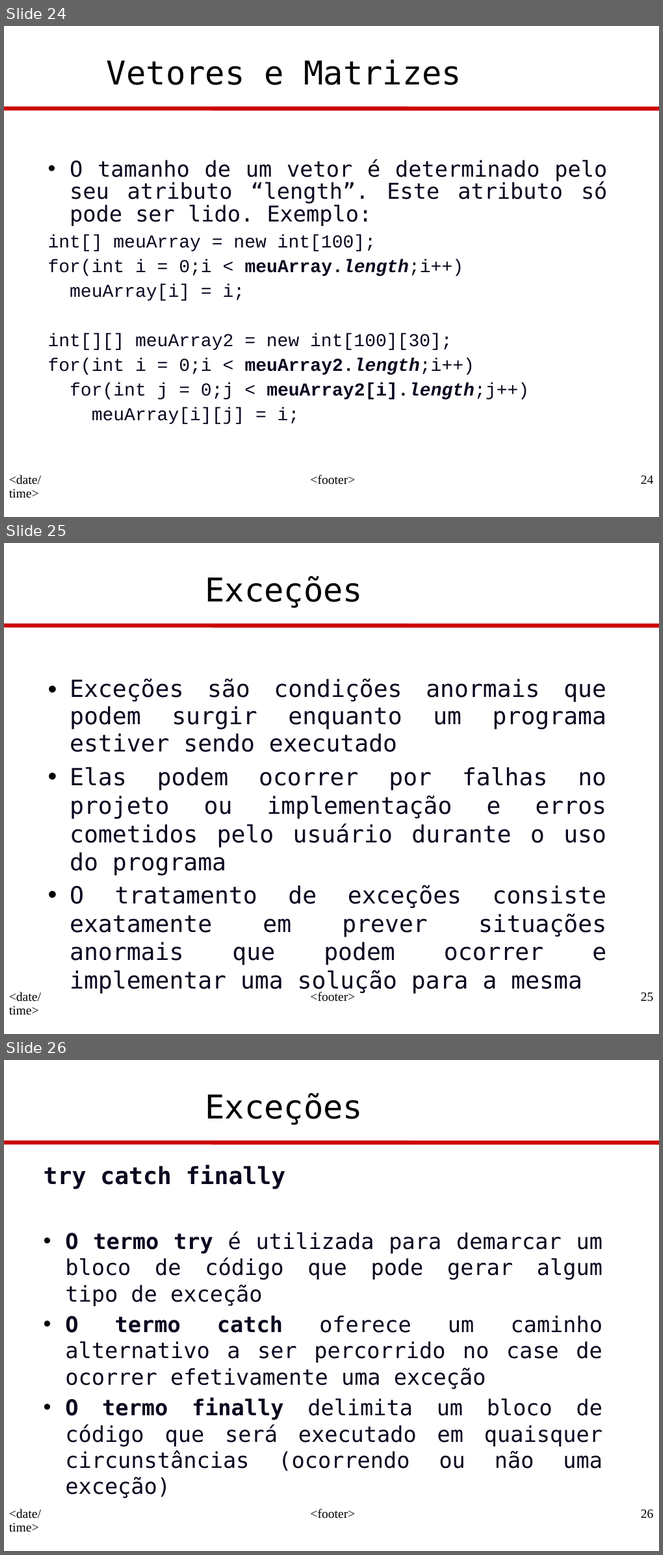
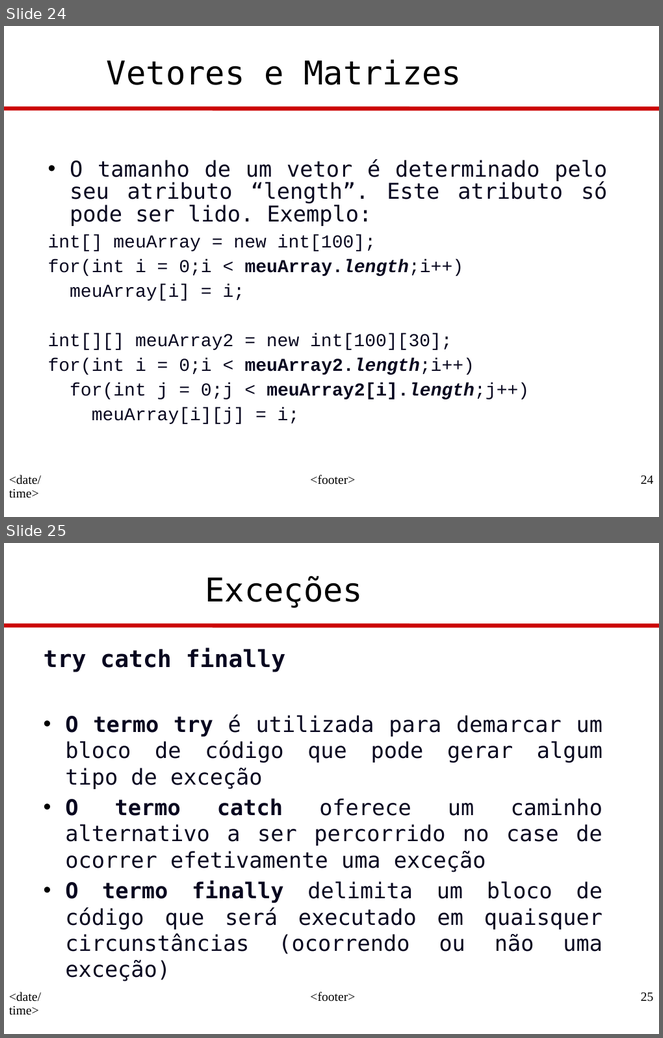
Before and after one commit to eaoliveira/DSJ-N1602, a slide deck: Professor/src/logica/JavaProg-3-Logica.ppt. Shown one above the other, each under a label of ours: slides 24, 25 and 26 before the commit, slides 24 and 25 after it. The pictures are 663x1555 and 663x1038 pixels, drawn with LibreOffice and Linux fonts; fonts in the diff are those of the drawing; background and template pictures are left out. Boxes give left, top, right and bottom in pixels: in the first picture for what was removed or moved away, otherwise in the second. Text is boxed around its words. In the diff, an @@ line names an element or a change of style, - is before the commit and + after.

```diff
--- a/Professor/src/logica/JavaProg-3-Logica.ppt
+++ b/Professor/src/logica/JavaProg-3-Logica.ppt
@@ slide 25 removed at (x1=4, y1=543, x2=659, y2=1034), background #FFFFFF; not listed: 4 template elements that a slide beside it also shows @@
@@ title removed at (x1=206, y1=576, x2=363, y2=608) @@
-Exceções
@@ text removed at (x1=70, y1=678, x2=607, y2=994) @@
-• Exceções são condições anormais que podem surgir enquanto um programa estiver sendo executado
-• Elas podem ocorrer por falhas no projeto ou implementação e erros cometidos pelo usuário durante o uso do programa
-• O tratamento de exceções consiste exatamente em prever situações anormais que podem ocorrer e implementar uma solução para a mesma
@@ what was slide 26 is now slide 25 @@
@@ page number at (x1=641, y1=993, x2=654, y2=1002): text changed @@
-26
+25
```
Also in this commit, not shown: 1 slide changed.
